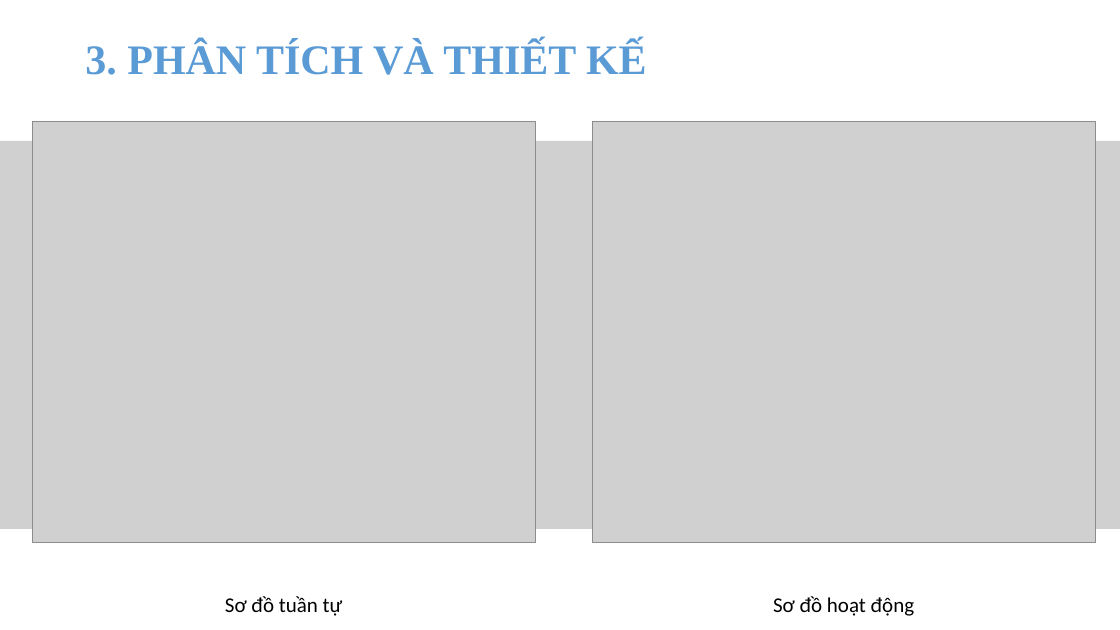
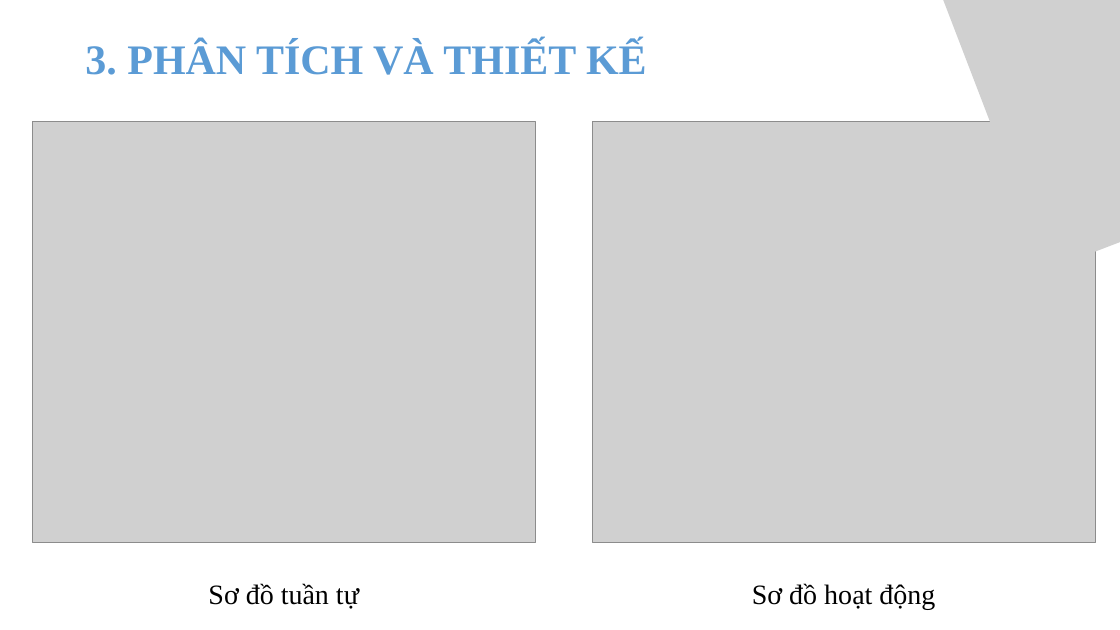
Before and after one commit to thuanvo2405/Ticket_Booking_App, a slide deck: slide 6 of SlideBaoVe.pptx. Drawn at 1120x630 pixels with LibreOffice and Linux fonts; fonts in the diff are those of the drawing; grey boxes stand for pictures. Boxes give left, top, right and bottom in pixels: in the first picture for what was removed or moved away, otherwise in the second. Text is boxed around its words. In the diff, an @@ line names an element or a change of style, - is before the commit and + after.

```diff
--- a/SlideBaoVe.pptx
+++ b/SlideBaoVe.pptx
@@ picture added at [881,0,1120,270] @@
@@ picture removed at [0,141,1120,529] @@
@@ text "Sơ đồ tuần tự": place and size @@
-text "Sơ đồ tuần tự" at [225,596,343,616]
+text "Sơ đồ tuần tự" at [208,583,359,609]
@@ text "Sơ đồ tuần tự" at [208,583,359,609]: size 18 to 24 pt, font Calibri to Times New Roman @@
@@ text "Sơ đồ hoạt động" at [752,583,935,610]: size 18 to 24 pt, font Calibri to Times New Roman @@
@@ text "Sơ đồ hoạt động": place and size @@
-text "Sơ đồ hoạt động" at [773,596,915,616]
+text "Sơ đồ hoạt động" at [752,583,935,610]
```
Also in this commit, not shown: 5 other slides changed, 5 other files.
